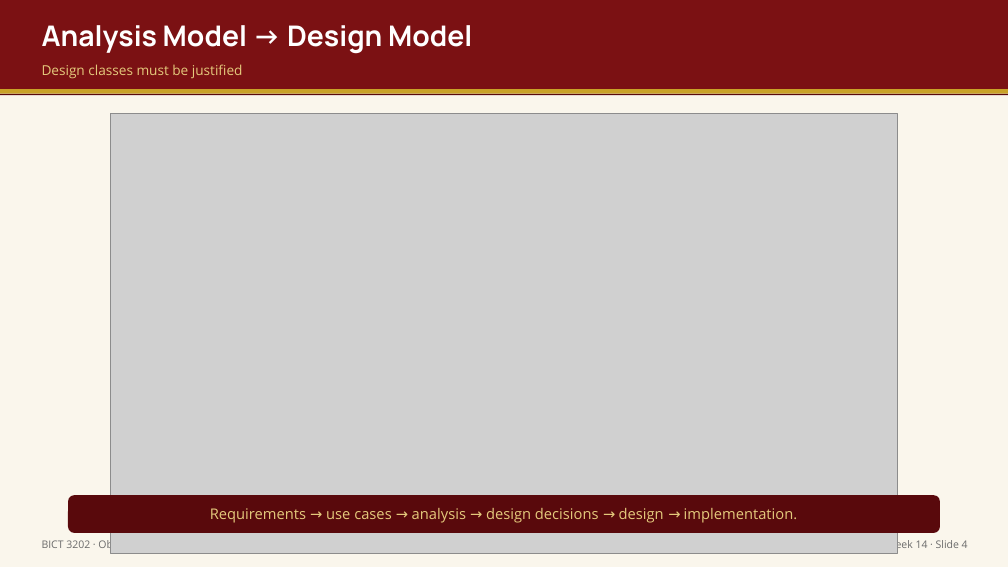
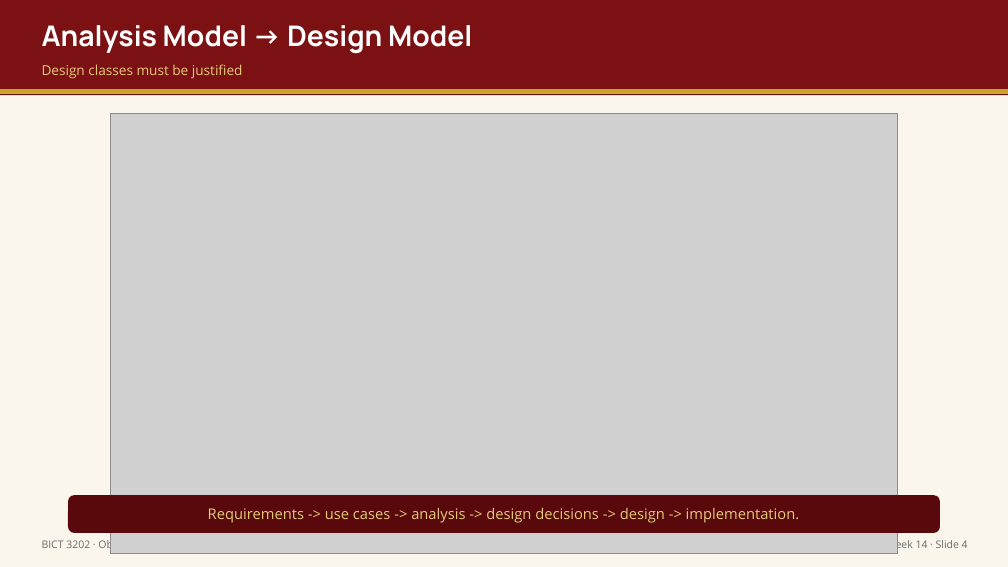
Before and after one commit to mrtc-solutions/OOP-MODULE, a slide deck: slide 5 of output/week14/Week14_Presentation_BICT3202_OOAD.pptx. Drawn at 1008x567 pixels with LibreOffice and Linux fonts; fonts in the diff are those of the drawing; grey boxes stand for pictures. Boxes give left, top, right and bottom in pixels: in the first picture for what was removed or moved away, otherwise in the second. Text is boxed around its words. In the diff, an @@ line names an element or a change of style, - is before the commit and + after.

```diff
--- a/output/week14/Week14_Presentation_BICT3202_OOAD.pptx
+++ b/output/week14/Week14_Presentation_BICT3202_OOAD.pptx
@@ text at [208,508,800,523]: text changed @@
-Requirements → use cases → analysis → design decisions → design → implementation.
+Requirements -> use cases -> analysis -> design decisions -> design -> implementation.
```
Also in this commit, not shown: 7 other slides changed, 44 other files.
